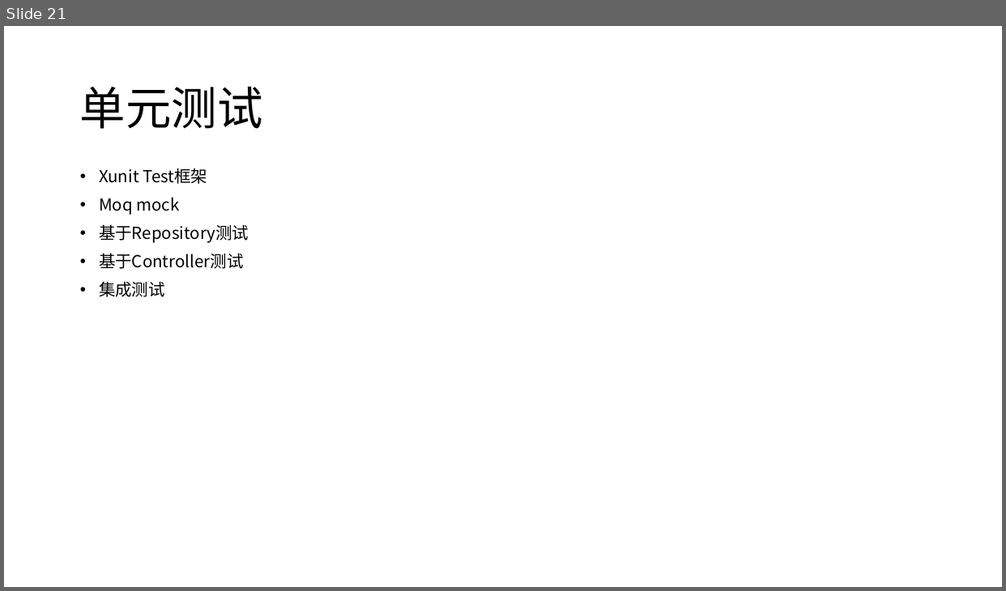
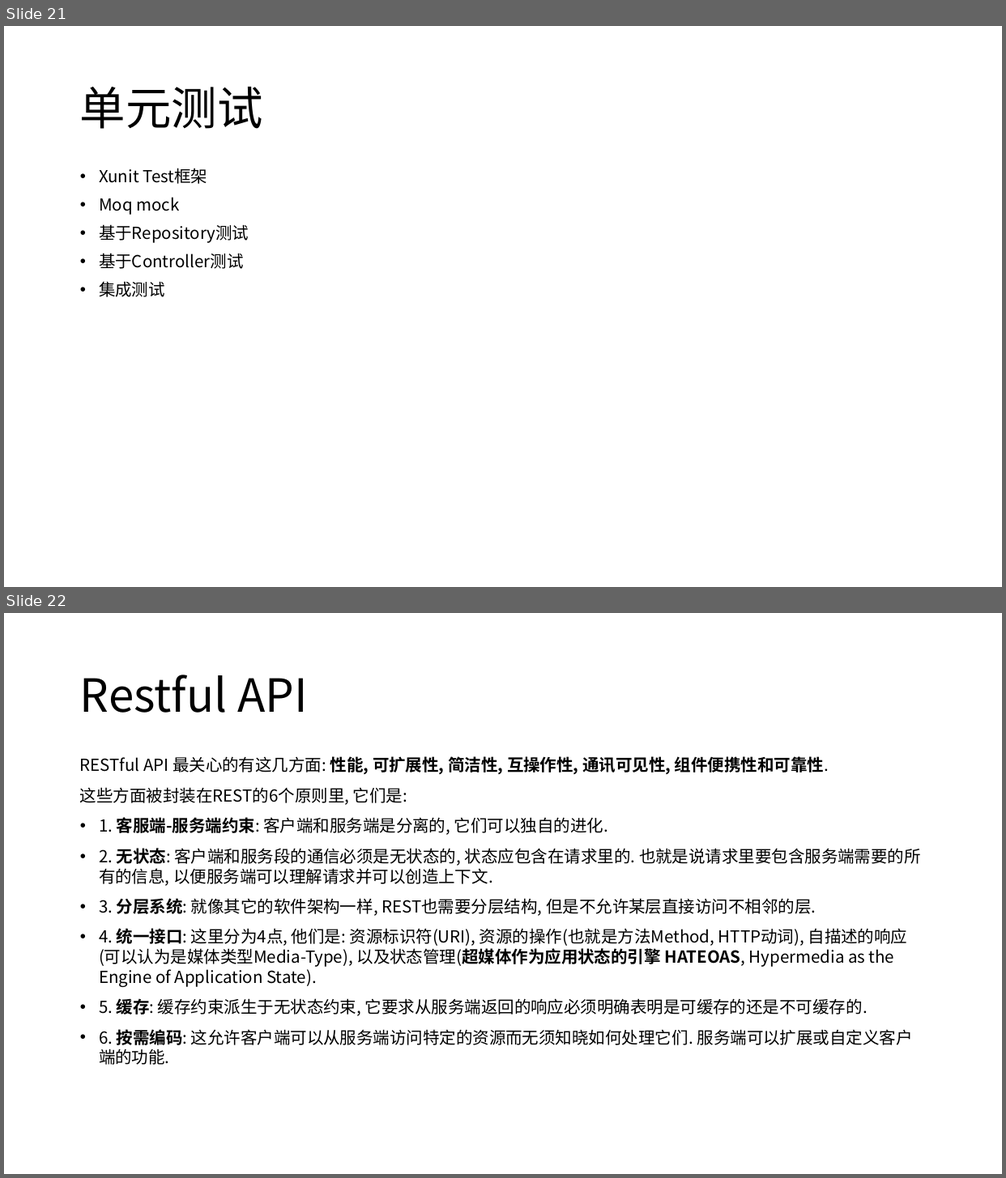
Before and after one commit to axzxs2001/aspnetcore5.0, a slide deck: aspnetcore3.0course/docs/aspnetcore3.0course.pptx. Shown one above the other, each under a label of ours: slide 21 before the commit, slides 21 and 22 after it. The pictures are 1006x591 and 1006x1178 pixels, drawn with LibreOffice and Linux fonts; fonts in the diff are those of the drawing. Boxes give left, top, right and bottom in pixels: in the first picture for what was removed or moved away, otherwise in the second. Text is boxed around its words. In the diff, an @@ line names an element or a change of style, - is before the commit and + after.

Commit message:
RESTFul API案例整理

```diff
--- a/aspnetcore3.0course/docs/aspnetcore3.0course.pptx
+++ b/aspnetcore3.0course/docs/aspnetcore3.0course.pptx
@@ slide 22 added at [4, 613, 1002, 1174], background #FFFFFF @@
@@ title added at [80, 675, 308, 713], 44 pt, text #000000 @@
+Restful API
@@ text added at [80, 756, 921, 1065], 16 pt, text #000000 @@
+RESTful API 最关心的有这几方面: 性能, 可扩展性, 简洁性, 互操作性, 通讯可见性, 组件便携性和可靠性.
+这些方面被封装在REST的6个原则里, 它们是:
+• 1. 客服端-服务端约束: 客户端和服务端是分离的, 它们可以独自的进化.
+• 2. 无状态: 客户端和服务段的通信必须是无状态的, 状态应包含在请求里的. 也就是说请求里要包含服务端需要的所有的信息, 以便服务端可以理解请求并可以创造上下文.
+• 3. 分层系统: 就像其它的软件架构一样, REST也需要分层结构, 但是不允许某层直接访问不相邻的层.
+• 4. 统一接口: 这里分为4点, 他们是: 资源标识符(URI), 资源的操作(也就是方法Method, HTTP动词), 自描述的响应(可以认为是媒体类型Media-Type), 以及状态管理(超媒体作为应用状态的引擎 HATEOAS, Hypermedia as the Engine of Application State).
+• 5. 缓存: 缓存约束派生于无状态约束, 它要求从服务端返回的响应必须明确表明是可缓存的还是不可缓存的.
+• 6. 按需编码: 这允许客户端可以从服务端访问特定的资源而无须知晓如何处理它们. 服务端可以扩展或自定义客户端的功能.
```
Also in this commit, not shown: 1 other slide added, 4 other files.
